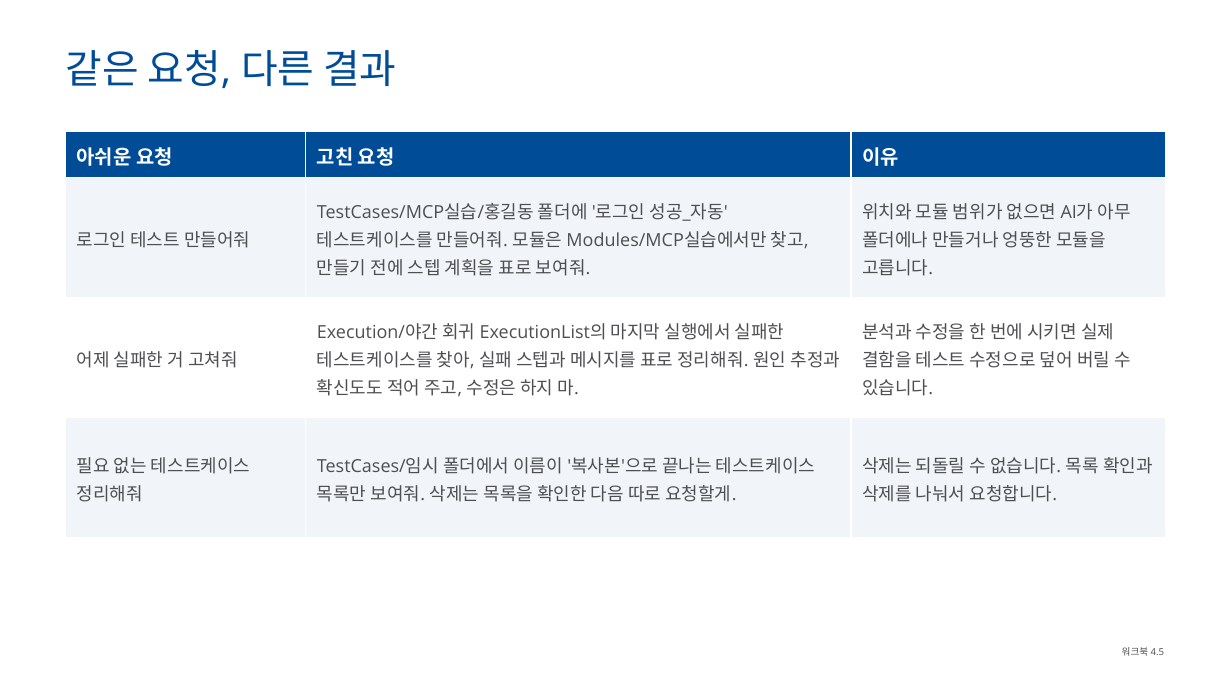
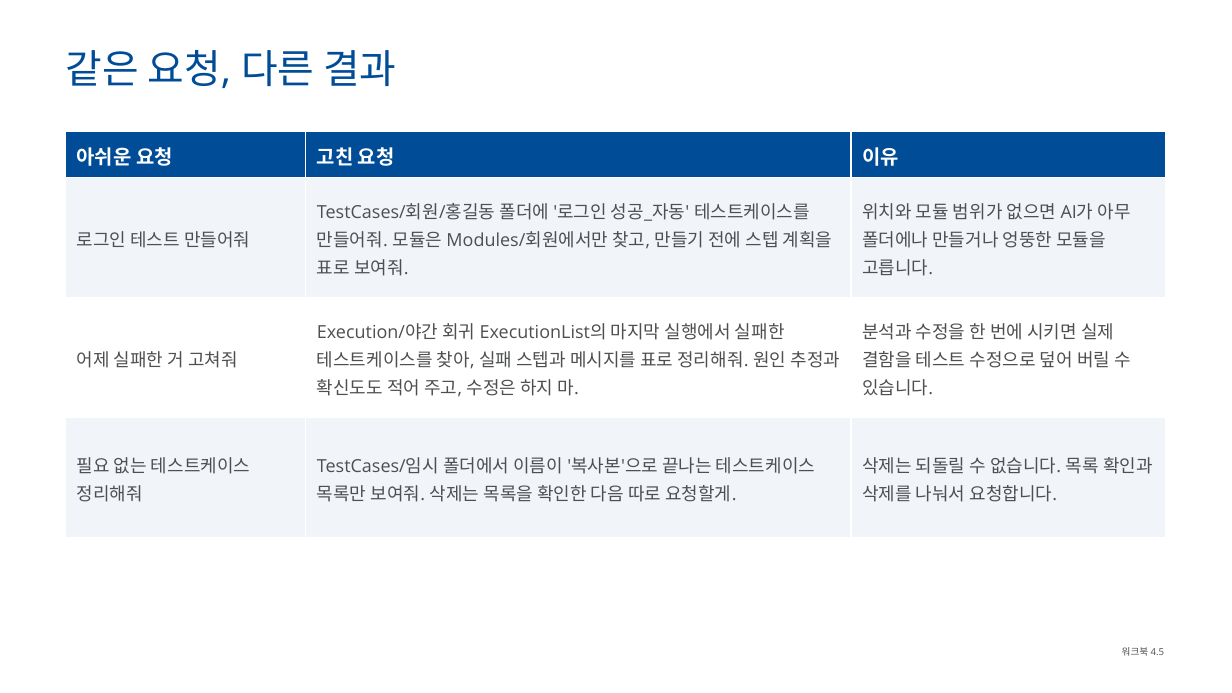
Before and after one commit to tjkim0725/Agent, a slide deck: slide 38 of tosca-mcp-training/Tosca_Commander_MCP_교육자료.pptx. Drawn at 1232x693 pixels with LibreOffice and Linux fonts; fonts in the diff are those of the drawing; background and template pictures are left out. Boxes give left, top, right and bottom in pixels: in the first picture for what was removed or moved away, otherwise in the second. Text is boxed around its words. In the diff, an @@ line names an element or a change of style, - is before the commit and + after.

```diff
--- a/tosca-mcp-training/Tosca_Commander_MCP_교육자료.pptx
+++ b/tosca-mcp-training/Tosca_Commander_MCP_교육자료.pptx
@@ table at [66,131,1165,538] @@
-row 2, column 2: TestCases/MCP실습/홍길동 폴더에 '로그인 성공_자동' 테스트케이스를 만들어줘. 모듈은 Modules/MCP실습에서만 찾고, 만들기 전에 스텝 계획을 표로 보여줘.
+row 2, column 2: TestCases/회원/홍길동 폴더에 '로그인 성공_자동' 테스트케이스를 만들어줘. 모듈은 Modules/회원에서만 찾고, 만들기 전에 스텝 계획을 표로 보여줘.
```
Also in this commit, not shown: 35 other slides changed, 7 slides added, 7 slides removed, 8 other files.
